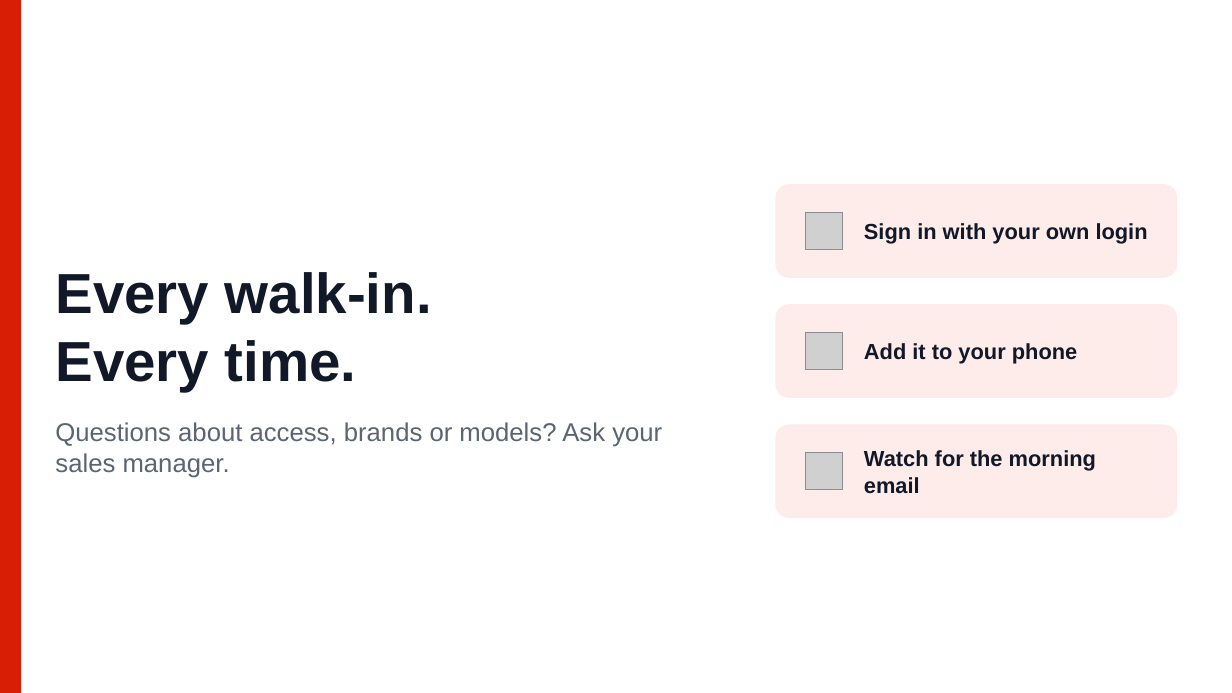
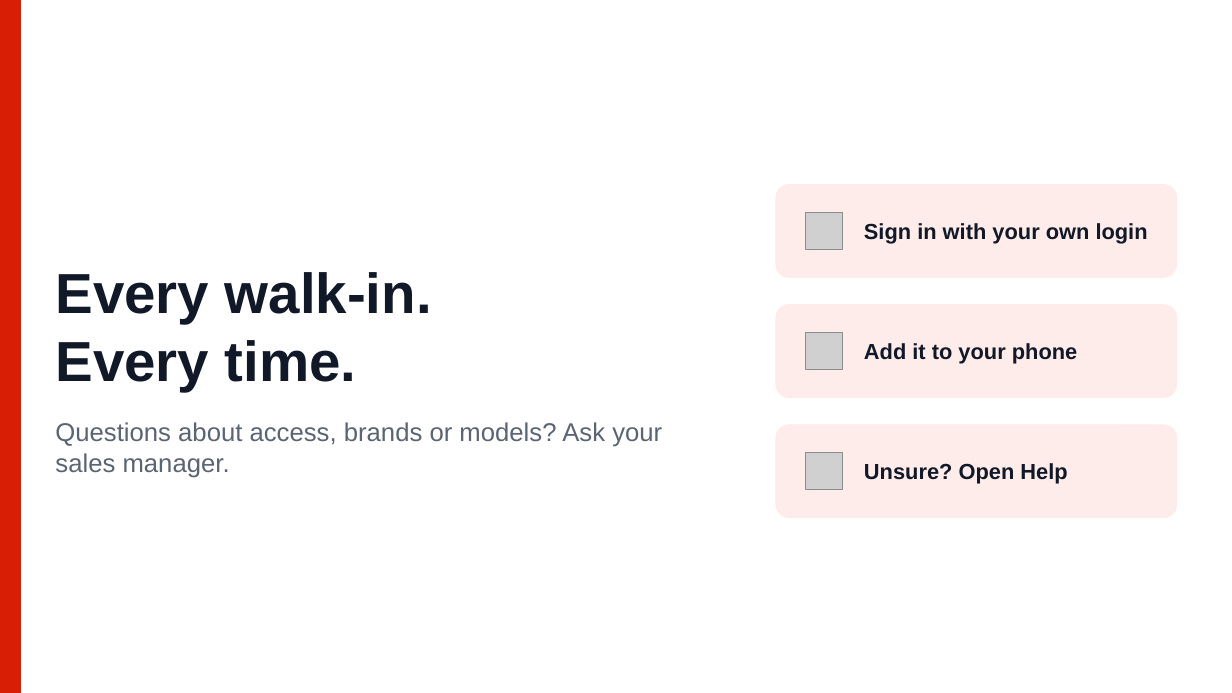
Before and after one commit to jakeeeecurran/walkin-management, a slide deck: slide 19 of docs/training/Sunco-Motors-Enquiry-CRM-Salesperson-Guide.pptx (slide 18 before the commit). Drawn at 1232x693 pixels with LibreOffice and Linux fonts; fonts in the diff are those of the drawing; grey boxes stand for pictures; background and template pictures are left out. Boxes give left, top, right and bottom in pixels: in the first picture for what was removed or moved away, otherwise in the second. Text is boxed around its words. In the diff, an @@ line names an element or a change of style, - is before the commit and + after.

```diff
--- a/docs/training/Sunco-Motors-Enquiry-CRM-Salesperson-Guide.pptx
+++ b/docs/training/Sunco-Motors-Enquiry-CRM-Salesperson-Guide.pptx
@@ text at (864, 463, 1067, 484): text changed @@
-Watch for the morning email
+Unsure? Open Help
```
Also in this commit, not shown: 1 slide added, 4 other files.
